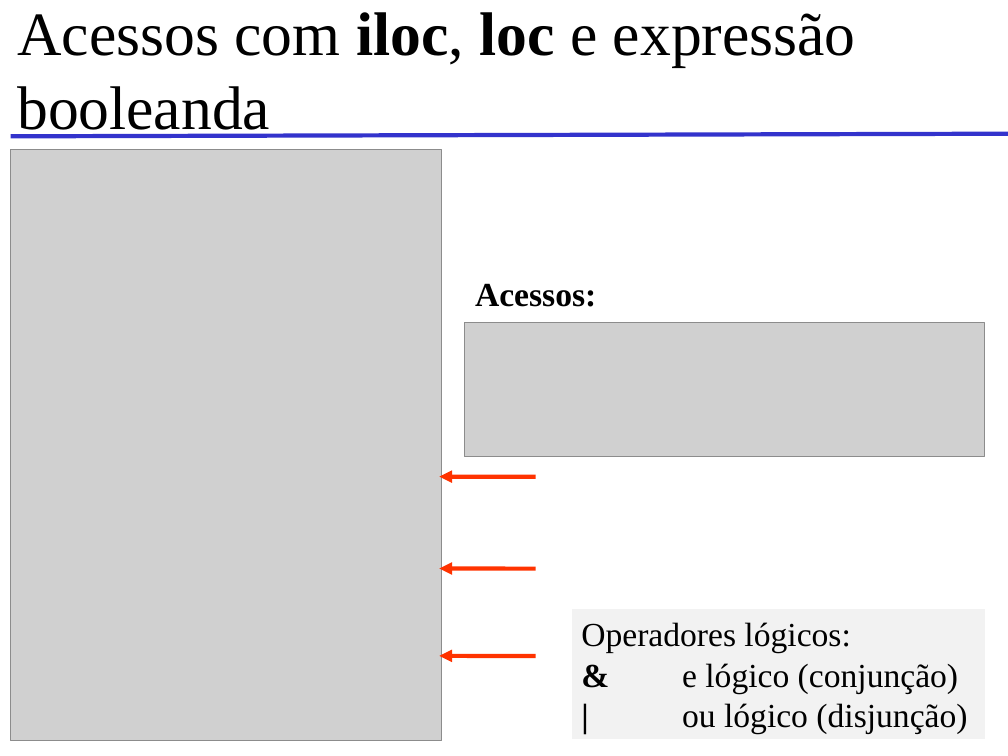
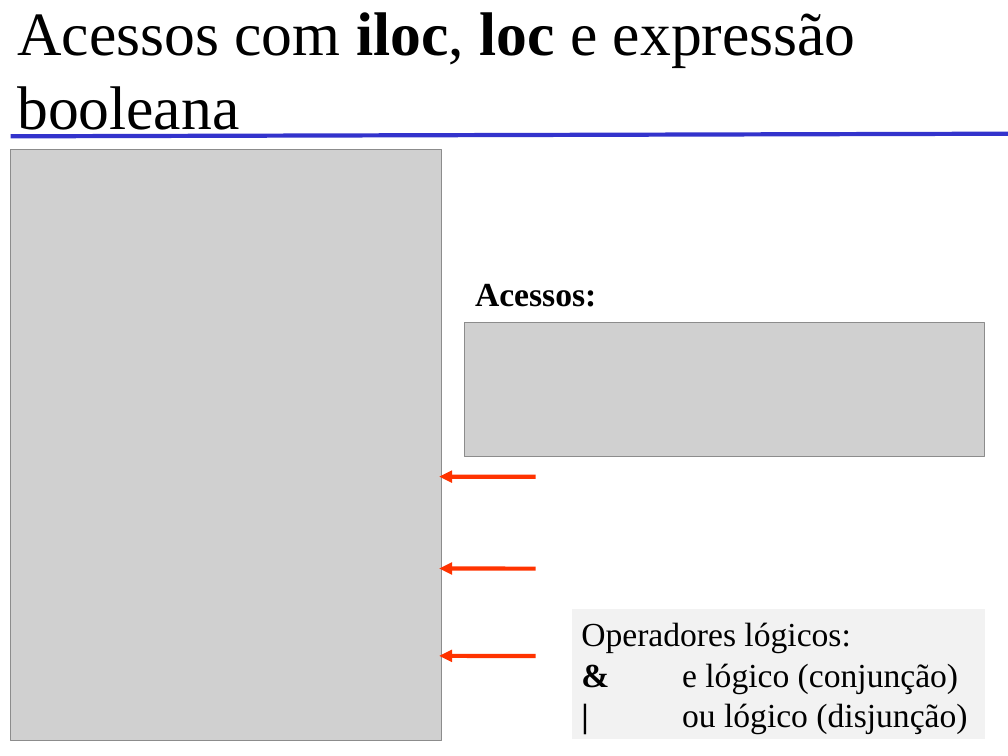
Before and after one commit to omerobertol/Python_AgentesInteligentes, a slide deck: slide 13 of PPT/Pandas.ppt. Drawn at 1008x756 pixels with LibreOffice and Linux fonts; fonts in the diff are those of the drawing; grey boxes stand for pictures; background and template pictures are left out. Boxes give left, top, right and bottom in pixels: in the first picture for what was removed or moved away, otherwise in the second. Text is boxed around its words. In the diff, an @@ line names an element or a change of style, - is before the commit and + after.

```diff
--- a/PPT/Pandas.ppt
+++ b/PPT/Pandas.ppt
@@ title at bbox=[17, 12, 856, 139]: text changed @@
-Acessos com iloc, loc e expressão booleanda
+Acessos com iloc, loc e expressão booleana
```
Also in this commit, not shown: 26 other files.
